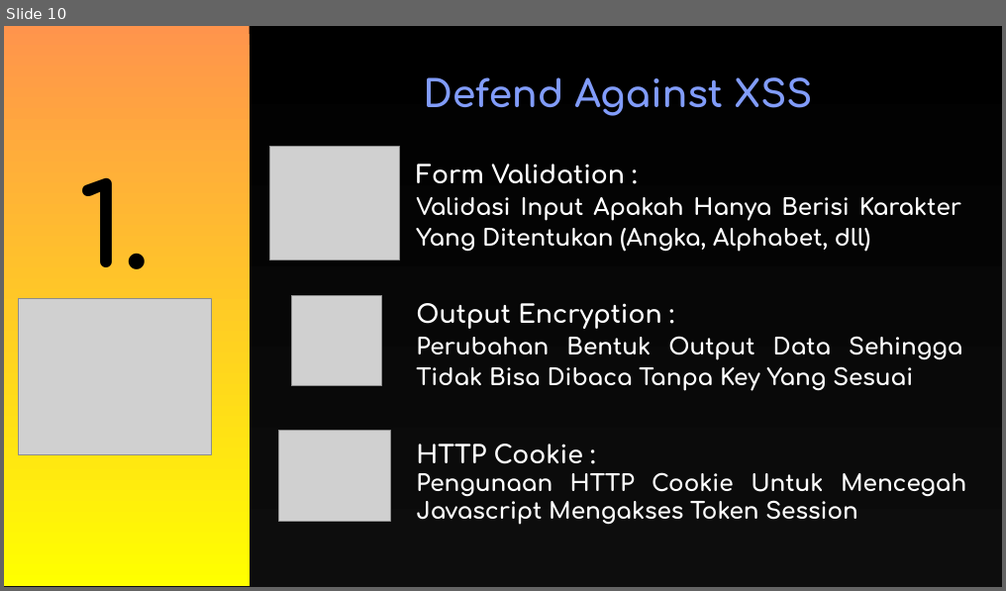
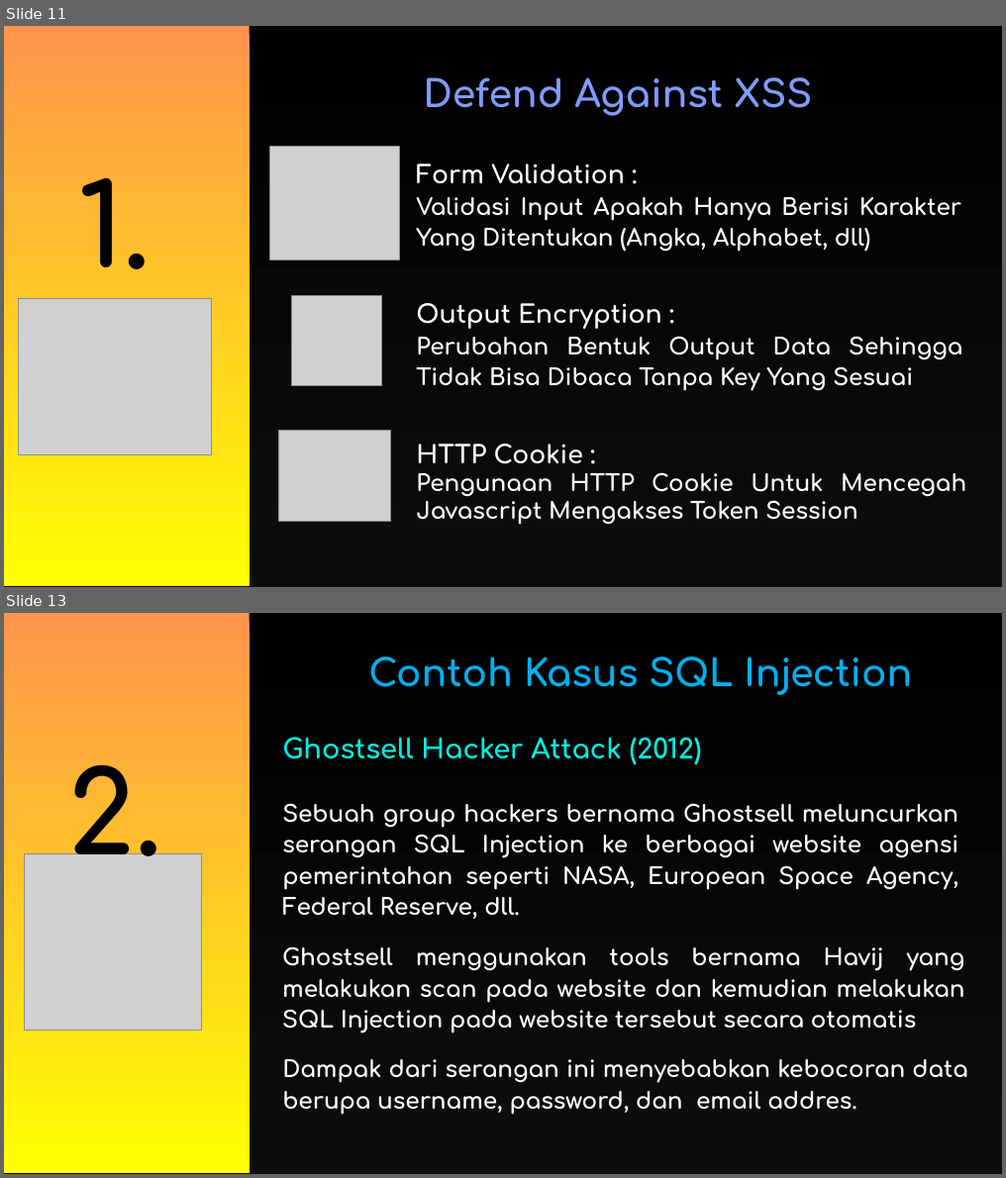
Before and after one commit to Fhreiz77/Watson-Scroll-Fesnuk-, a slide deck: John/PPT_Keamanan_Data.pptx. Shown one above the other, each under a label of ours: slide 10 before the commit, slides 11 and 13 after it; the slides between them are not shown. The pictures are 1006x591 and 1006x1178 pixels, drawn with LibreOffice and Linux fonts; fonts in the diff are those of the drawing; grey boxes stand for pictures; background and template pictures are left out. Boxes give left, top, right and bottom in pixels: in the first picture for what was removed or moved away, otherwise in the second. Text is boxed around its words. In the diff, an @@ line names an element or a change of style, - is before the commit and + after.

```diff
--- a/John/PPT_Keamanan_Data.pptx
+++ b/John/PPT_Keamanan_Data.pptx
@@ slide 13 added at box(4, 613, 1002, 1174), background #FFFFFF @@
@@ pentagon arrow added at box(4, 613, 1002, 1174), fill gradient #000000 to #0D0D0D @@
@@ rectangle added at box(4, 613, 250, 1173), fill gradient #FF944C to #FFFF00 @@
@@ text added at box(368, 657, 912, 695), 36 pt, text gradient #00B0F0 to #00F0E0, bold @@
+Contoh Kasus SQL Injection
@@ text added at box(282, 737, 701, 765), 26 pt, text gradient #00F0E0 to #00B0F0, bold @@
+Ghostsell Hacker Attack (2012)
@@ text added at box(67, 764, 161, 880), 110 pt, text #000000, bold @@
+2.
@@ text added at box(282, 803, 959, 919), 22 pt, text #FFFFFF, bold @@
+Sebuah group hackers bernama Ghostsell meluncurkan serangan SQL Injection ke berbagai website agensi pemerintahan seperti NASA, European Space Agency, Federal Reserve, dll.
@@ picture added at box(24, 854, 202, 1031) @@
@@ text added at box(282, 947, 965, 1034), 22 pt, text #FFFFFF, bold @@
+Ghostsell menggunakan tools bernama Havij yang melakukan scan pada website dan kemudian melakukan SQL Injection pada website tersebut secara otomatis
@@ text added at box(282, 1059, 968, 1115), 22 pt, text #FFFFFF, bold @@
+Dampak dari serangan ini menyebabkan kebocoran data berupa username, password, dan email addres.
@@ what was slide 10 is now slide 11 @@
```
Also in this commit, not shown: 3 slides changed, 3 other slides added, 1 slide removed.
